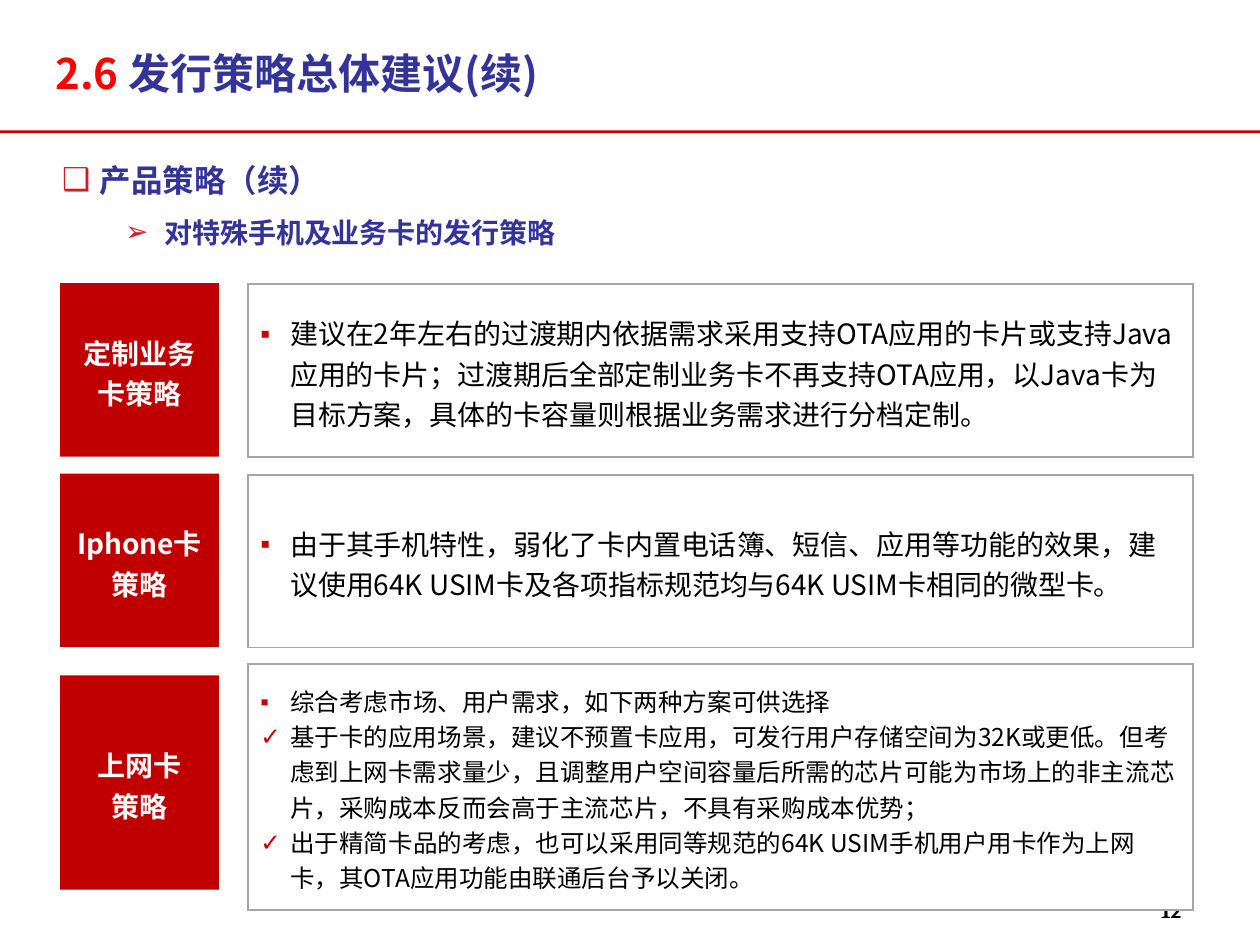
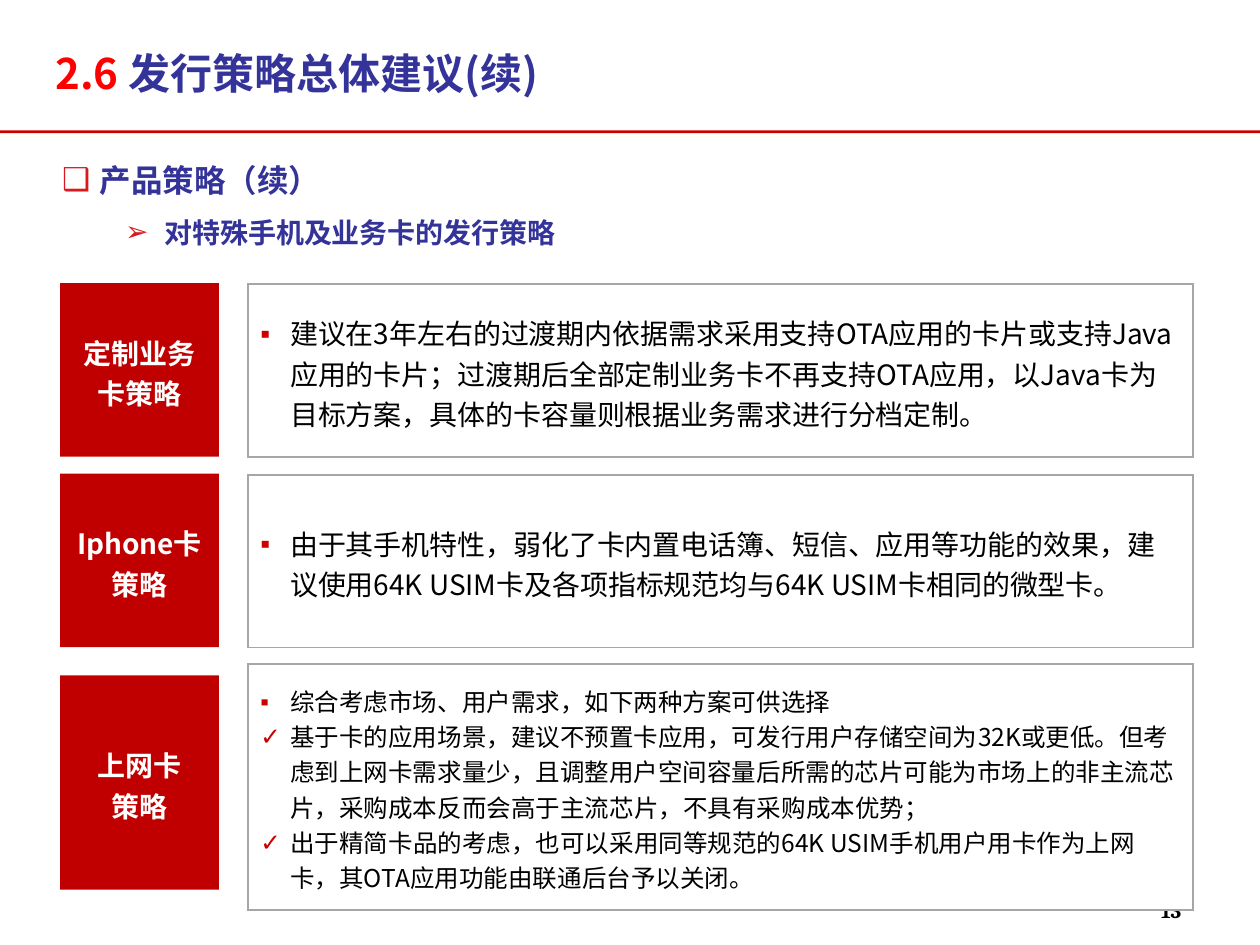
Before and after one commit to momo1101/unicardsrch, a slide deck: slide 13 of 软课题文本/软课题-中国联通电信卡业务及策略研究.ppt (slide 12 before the commit). Drawn at 1260x945 pixels with LibreOffice and Linux fonts; fonts in the diff are those of the drawing; background and template pictures are left out. Boxes give left, top, right and bottom in pixels: in the first picture for what was removed or moved away, otherwise in the second. Text is boxed around its words. In the diff, an @@ line names an element or a change of style, - is before the commit and + after.

```diff
--- a/软课题文本/软课题-中国联通电信卡业务及策略研究.ppt
+++ b/软课题文本/软课题-中国联通电信卡业务及策略研究.ppt
@@ text in rectangle at (x1=290, y1=320, x2=1172, y2=428): text changed @@
-▪ 建议在2年左右的过渡期内依据需求采用支持OTA应用的卡片或支持Java应用的卡片；过渡期后全部定制业务卡不再支持OTA应用，以Java卡为目标方案，具体的卡容量则根据业务需求进行分档定制。
+▪ 建议在3年左右的过渡期内依据需求采用支持OTA应用的卡片或支持Java应用的卡片；过渡期后全部定制业务卡不再支持OTA应用，以Java卡为目标方案，具体的卡容量则根据业务需求进行分档定制。
@@ page number at (x1=1161, y1=909, x2=1181, y2=918): text changed @@
-12
+13
```
Also in this commit, not shown: 1 other slide changed, 1 slide added.
